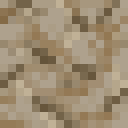
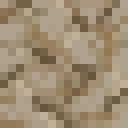
Before/after of a w=128, h=128 layered artwork. What changed in the layer stack:
painted on "dark 20" over [64, 80, 88, 104]
